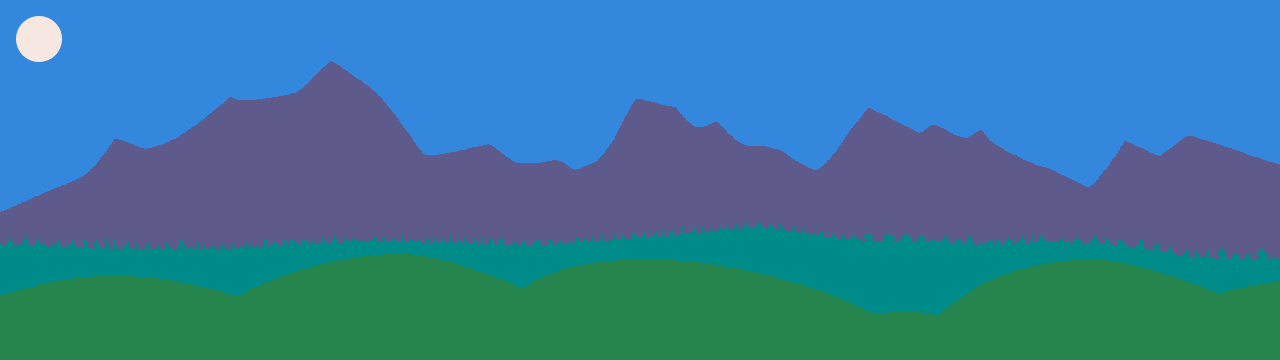
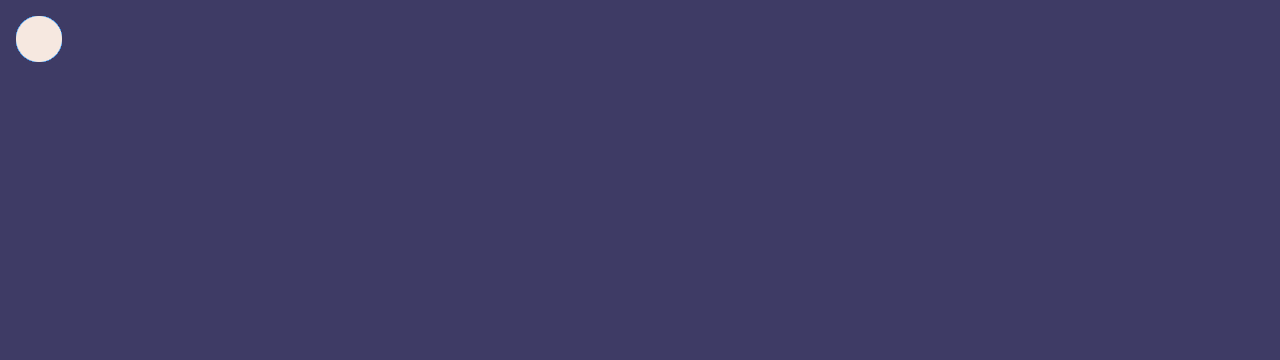
Before/after of a 1280px x 360px layered artwork. What changed in the layer stack:
hid "Layer 3" over [0,254,1280,360]
hid "Layer 2" over [0,221,1280,360]
hid "Layer 1" over [0,61,1280,359]
painted on "Background" over [0,0,1280,360]